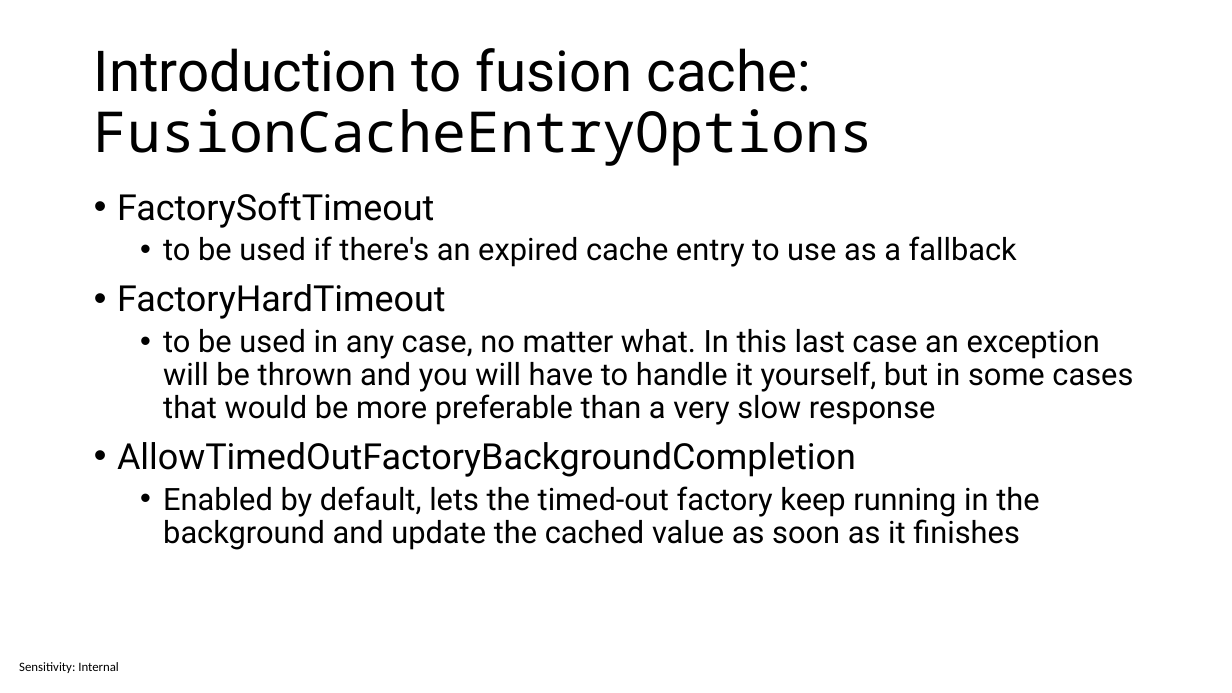
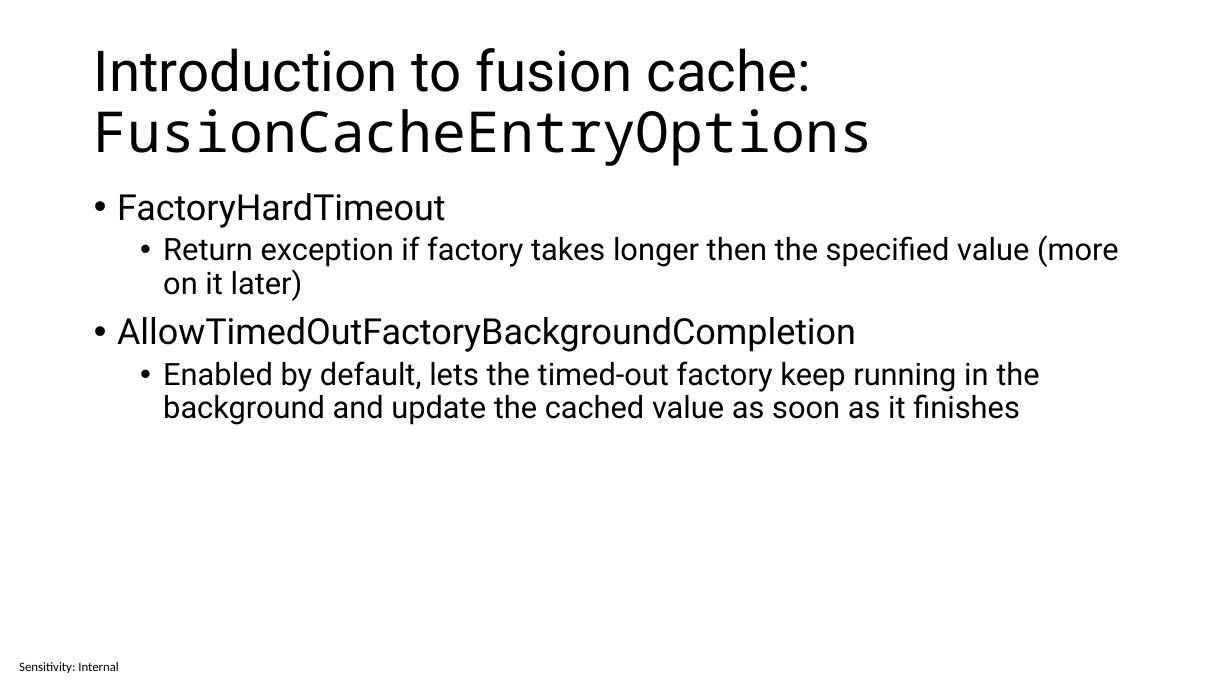
Before and after one commit to sabbadino/cache-like-a-pro-fusion-cache, a slide deck: slide 16 of cache-like-a-pro.pptx. Drawn at 1232x693 pixels with LibreOffice and Linux fonts; fonts in the diff are those of the drawing. Boxes give left, top, right and bottom in pixels: in the first picture for what was removed or moved away, otherwise in the second. Text is boxed around its words. In the diff, an @@ line names an element or a change of style, - is before the commit and + after.

```diff
--- a/cache-like-a-pro.pptx
+++ b/cache-like-a-pro.pptx
@@ text at [117, 192, 1017, 267]: paragraphs removed @@
-• FactorySoftTimeout
-  • to be used if there's an expired cache entry to use as a fallback
@@ text at [163, 235, 1119, 301]: text changed @@
-  • to be used in any case, no matter what. In this last case an exception will be thrown and you will have to handle it yourself, but in some cases that would be more preferable than a very slow response
+  • Return exception if factory takes longer then the specified value (more on it later)
```
Also in this commit, not shown: 2 other slides changed, 1 other file.
